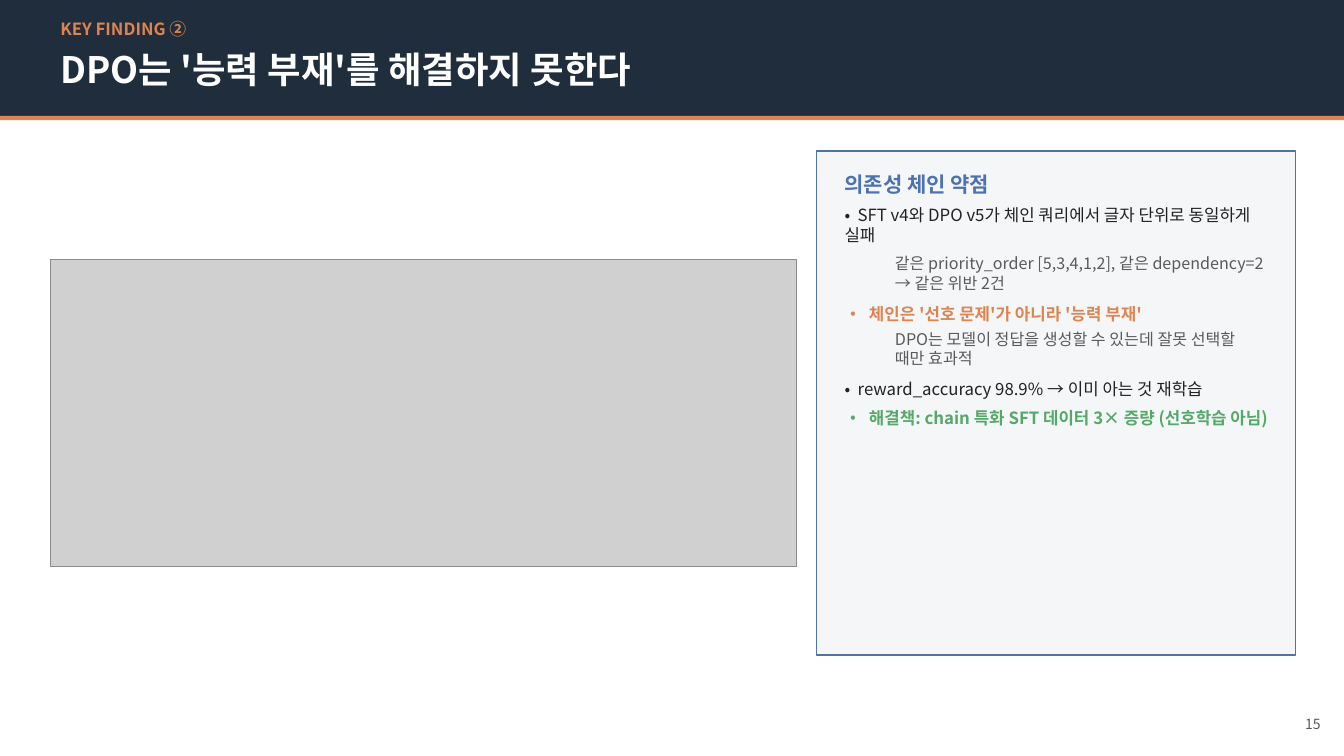
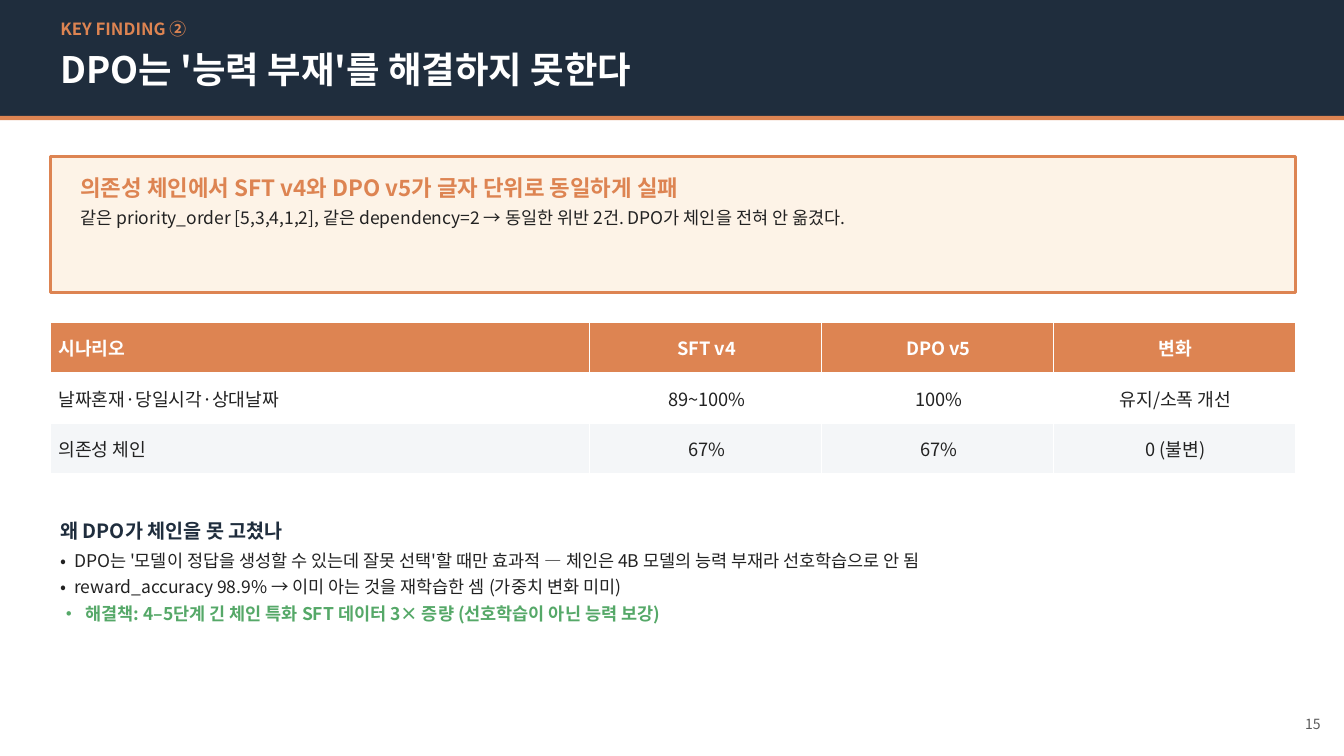
Before and after one commit to jung-geun/TimeSorter, a slide deck: slide 15 of presentation/TimeSorter_발표자료.pptx. Drawn at 1344x756 pixels with LibreOffice and Linux fonts; fonts in the diff are those of the drawing; grey boxes stand for pictures. Boxes give left, top, right and bottom in pixels: in the first picture for what was removed or moved away, otherwise in the second. Text is boxed around its words. In the diff, an @@ line names an element or a change of style, - is before the commit and + after.

```diff
--- a/presentation/TimeSorter_발표자료.pptx
+++ b/presentation/TimeSorter_발표자료.pptx
@@ rectangle added at (50,156,1296,292), fill #FDF3E7, outline #DD8452 2 pt @@
@@ text added at (80,177,845,228), 12.5 pt, text #222222 @@
+의존성 체인에서 SFT v4와 DPO v5가 글자 단위로 동일하게 실패
+같은 priority_order [5,3,4,1,2], 같은 dependency=2 → 동일한 위반 2건. DPO가 체인을 전혀 안 옮겼다.
@@ rectangle removed at (817,151,1296,655) @@
@@ text removed at (845,174,1267,427) @@
-의존성 체인 약점
-• SFT v4와 DPO v5가 체인 쿼리에서 글자 단위로 동일하게 실패
-  같은 priority_order [5,3,4,1,2], 같은 dependency=2 → 같은 위반 2건
-• 체인은 '선호 문제'가 아니라 '능력 부재'
-  DPO는 모델이 정답을 생성할 수 있는데 잘못 선택할 때만 효과적
-• reward_accuracy 98.9% → 이미 아는 것 재학습
-• 해결책: chain 특화 SFT 데이터 3× 증량 (선호학습 아님)
@@ picture removed at (50,260,797,568) @@
@@ table added at (50,323,1296,474), 3 rows, 4 columns @@
+시나리오 | SFT v4 | DPO v5 | 변화
+날짜혼재·당일시각·상대날짜 | 89~100% | 100% | 유지/소폭 개선
+의존성 체인 | 67% | 67% | 0 (불변)
@@ text added at (60,521,920,624), 12.5 pt, text #222222 @@
+왜 DPO가 체인을 못 고쳤나
+• DPO는 '모델이 정답을 생성할 수 있는데 잘못 선택'할 때만 효과적 — 체인은 4B 모델의 능력 부재라 선호학습으로 안 됨
+• reward_accuracy 98.9% → 이미 아는 것을 재학습한 셈 (가중치 변화 미미)
+• 해결책: 4–5단계 긴 체인 특화 SFT 데이터 3× 증량 (선호학습이 아닌 능력 보강)
```
Also in this commit, not shown: 3 other slides changed, 10 other files.
